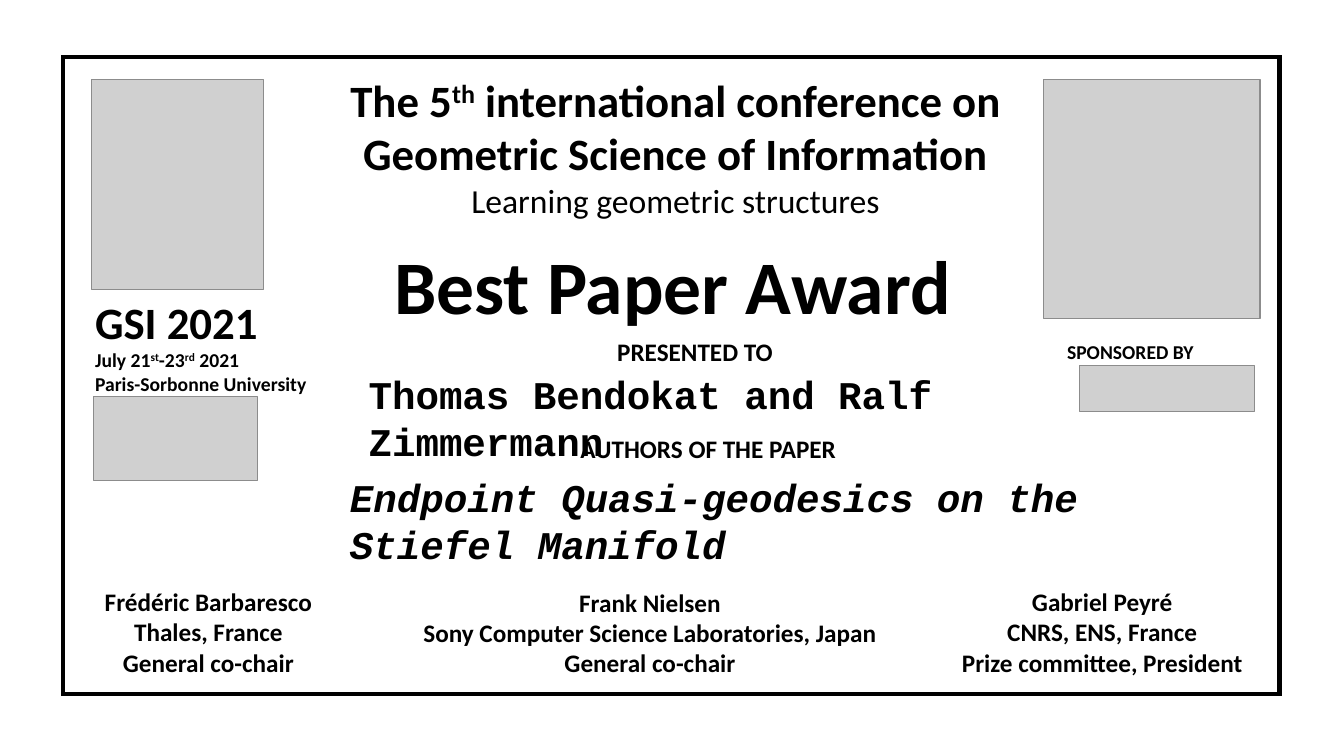
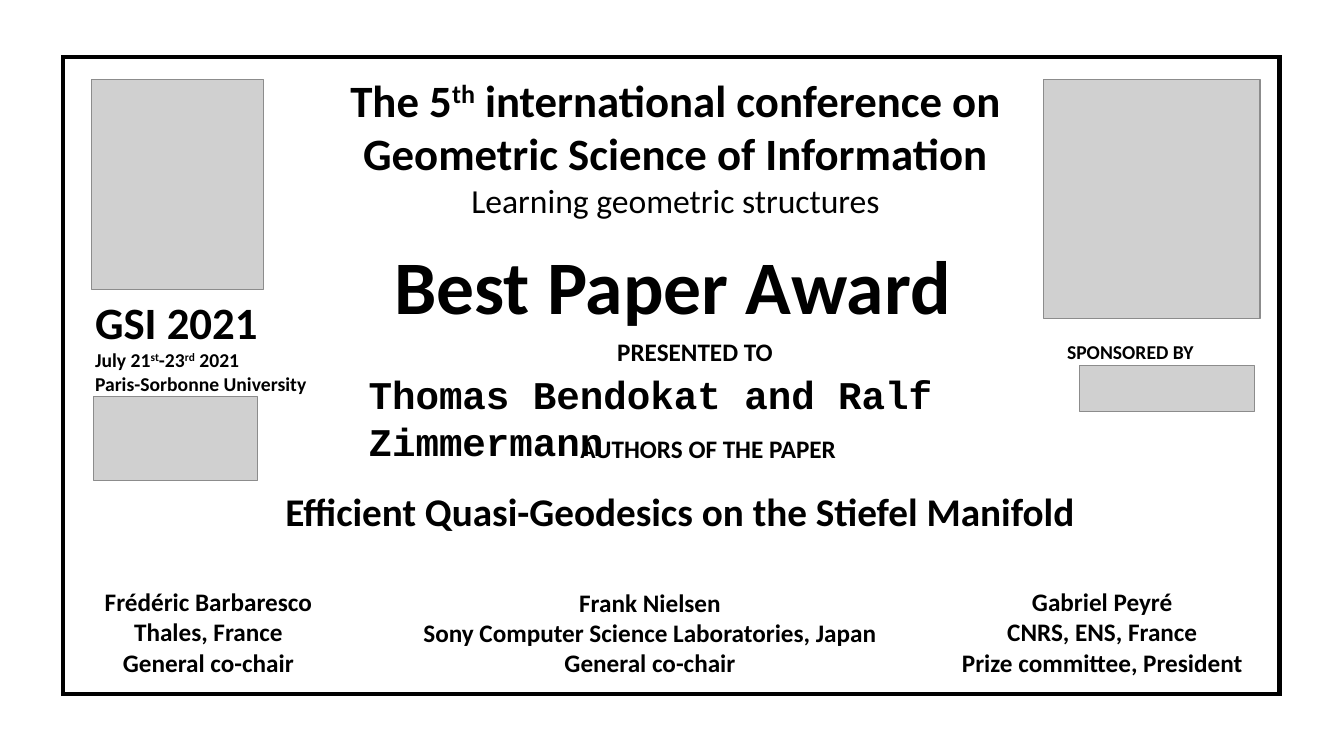
Before and after one commit to FrankNielsen/FrankNielsen.github.io, a slide deck: slide 1 of GSI/GSI2021-BestPaperAward-PaperPrize.pptx. Drawn at 1344x756 pixels with LibreOffice and Linux fonts; fonts in the diff are those of the drawing; grey boxes stand for pictures. Boxes give left, top, right and bottom in pixels: in the first picture for what was removed or moved away, otherwise in the second. Text is boxed around its words. In the diff, an @@ line names an element or a change of style, - is before the commit and + after.

```diff
--- a/GSI/GSI2021-BestPaperAward-PaperPrize.pptx
+++ b/GSI/GSI2021-BestPaperAward-PaperPrize.pptx
@@ text at (285,498,1075,531): text changed; font Courier New to Calibri; italic off @@
-Endpoint Quasi-geodesics on the Stiefel Manifold
+Efficient Quasi-Geodesics on the Stiefel Manifold
```
Also in this commit, not shown: 4 other files.
